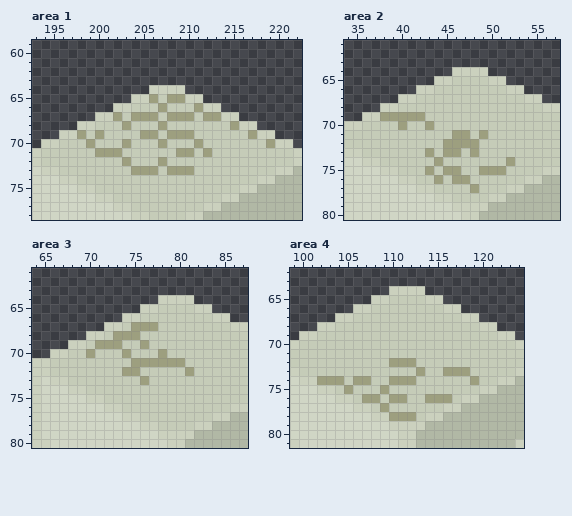
One commit to this pixel-art file: assets/overworld/overworld_tile_decorations.aseprite. This is how it looked before the edit.
256x480 pixels, 1 frame. Shown: area 1: x 193..222, y 59..78; area 2: x 34..57, y 61..80; area 3: x 64..87, y 61..80; area 4: x 99..124, y 62..81. The old version is drawn lined up with the new one, on the new canvas. The commit also changed other parts of the picture, which this record leaves out.
After:
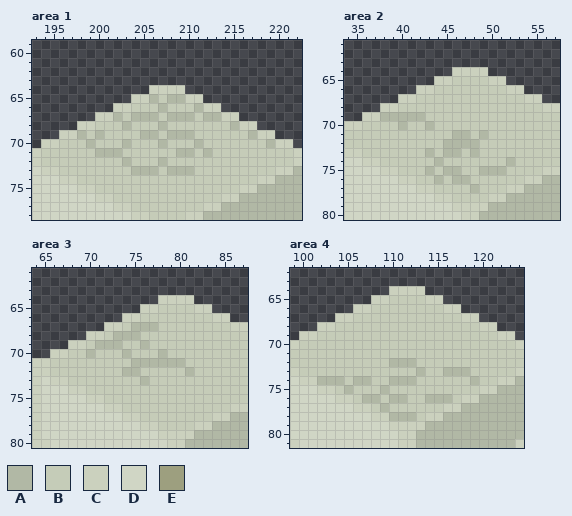
Palette (. is transparent): A #b1b8a5  B #c5ccb8  C #cbd1be  D #d0d6c5  E #9d9f7f
From old to new:
{"change": "canvas 256x480 -> 256x624"}
{"where": "area 1"}
{"y":65,"x":206,"old":"E","new":"A"}
{"y":65,"x":208,"old":"EE","new":"AA"}
{"y":66,"x":207,"old":"E","new":"A"}
{"y":66,"x":211,"old":"E","new":"A"}
{"y":67,"x":202,"old":"E","new":"A"}
{"y":67,"x":204,"old":"EEE","new":"AAA"}
{"y":67,"x":208,"old":"EEE","new":"AAA"}
{"y":67,"x":212,"old":"EE","new":"AA"}
{"y":68,"x":203,"old":"E","new":"A"}
{"y":68,"x":207,"old":"E","new":"A"}
{"y":68,"x":215,"old":"E","new":"A"}
{"y":69,"x":198,"old":"E","new":"A"}
{"y":69,"x":200,"old":"E","new":"A"}
{"y":69,"x":205,"old":"EE","new":"AA"}
{"y":69,"x":208,"old":"EEE","new":"AAA"}
{"y":69,"x":217,"old":"E","new":"A"}
{"y":70,"x":199,"old":"E","new":"A"}
{"y":70,"x":203,"old":"E","new":"A"}
{"y":70,"x":207,"old":"E","new":"A"}
{"y":70,"x":211,"old":"E","new":"A"}
{"y":70,"x":219,"old":"E","new":"A"}
{"y":71,"x":200,"old":"EEE","new":"AAA"}
{"y":71,"x":209,"old":"EE","new":"AA"}
{"y":71,"x":212,"old":"E","new":"A"}
{"y":72,"x":203,"old":"E","new":"A"}
{"y":72,"x":207,"old":"E","new":"A"}
{"y":73,"x":204,"old":"EEE","new":"AAA"}
{"y":73,"x":208,"old":"EEE","new":"AAA"}
{"where": "area 2"}
{"y":69,"x":38,"old":"EEEEE","new":"AAAAA"}
{"y":70,"x":40,"old":"E","new":"A"}
{"y":70,"x":43,"old":"E","new":"A"}
{"y":71,"x":46,"old":"EE","new":"AA"}
{"y":71,"x":49,"old":"E","new":"A"}
{"y":72,"x":45,"old":"EEEE","new":"AAAA"}
{"y":73,"x":43,"old":"E","new":"A"}
{"y":73,"x":45,"old":"EE","new":"AA"}
{"y":73,"x":48,"old":"E","new":"A"}
{"y":74,"x":44,"old":"E","new":"A"}
{"y":74,"x":52,"old":"E","new":"A"}
{"y":75,"x":43,"old":"E","new":"A"}
{"y":75,"x":45,"old":"EE","new":"AA"}
{"y":75,"x":49,"old":"EEE","new":"AAA"}
{"y":76,"x":44,"old":"E","new":"A"}
{"y":76,"x":46,"old":"EE","new":"AA"}
{"y":77,"x":48,"old":"E","new":"A"}
{"where": "area 3"}
{"y":67,"x":75,"old":"EEE","new":"AAA"}
{"y":68,"x":73,"old":"EEE","new":"AAA"}
{"y":69,"x":71,"old":"EEE","new":"AAA"}
{"y":69,"x":76,"old":"E","new":"A"}
{"y":70,"x":70,"old":"E","new":"A"}
{"y":70,"x":74,"old":"E","new":"A"}
{"y":70,"x":78,"old":"E","new":"A"}
{"y":71,"x":75,"old":"EEEEEE","new":"AAAAAA"}
{"y":72,"x":74,"old":"EE","new":"AA"}
{"y":72,"x":81,"old":"E","new":"A"}
{"y":73,"x":76,"old":"E","new":"A"}
{"where": "area 4"}
{"y":72,"x":110,"old":"EEE","new":"AAA"}
{"y":73,"x":113,"old":"E","new":"A"}
{"y":73,"x":116,"old":"EEE","new":"AAA"}
{"y":74,"x":102,"old":"EEE","new":"AAA"}
{"y":74,"x":106,"old":"EE","new":"AA"}
{"y":74,"x":110,"old":"EEE","new":"AAA"}
{"y":74,"x":119,"old":"E","new":"A"}
{"y":75,"x":105,"old":"E","new":"A"}
{"y":75,"x":109,"old":"E","new":"A"}
{"y":76,"x":107,"old":"EE","new":"AA"}
{"y":76,"x":110,"old":"EE","new":"AA"}
{"y":76,"x":114,"old":"EEE","new":"AAA"}
{"y":77,"x":109,"old":"E","new":"A"}
{"y":78,"x":110,"old":"EEE","new":"AAA"}
